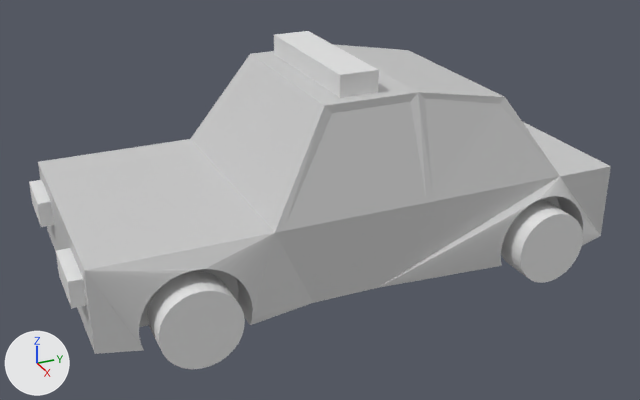
Renders of the Blender file Assets/Assets/3D/car.blend from each side of a commit.
Both versions are drawn from a 50 mm lens placed at (11.98, -5.44, 5.98), pointed at (0.25, -0.16, 0.12). The lights are fixed; the arrows at lower left show +X, +Y and +Z.
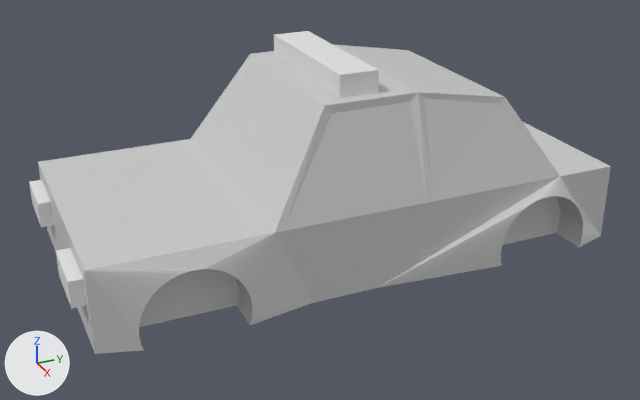
The edits, one by one:
Object 'Cylinder.001' (ob_cylinder_001) is now hidden.

Changed parts and their boxes [x1, y1, x2, y2] in the pictures (640 x 400 px):
'Cylinder.001', hidden
    before: [148, 200, 583, 369]
